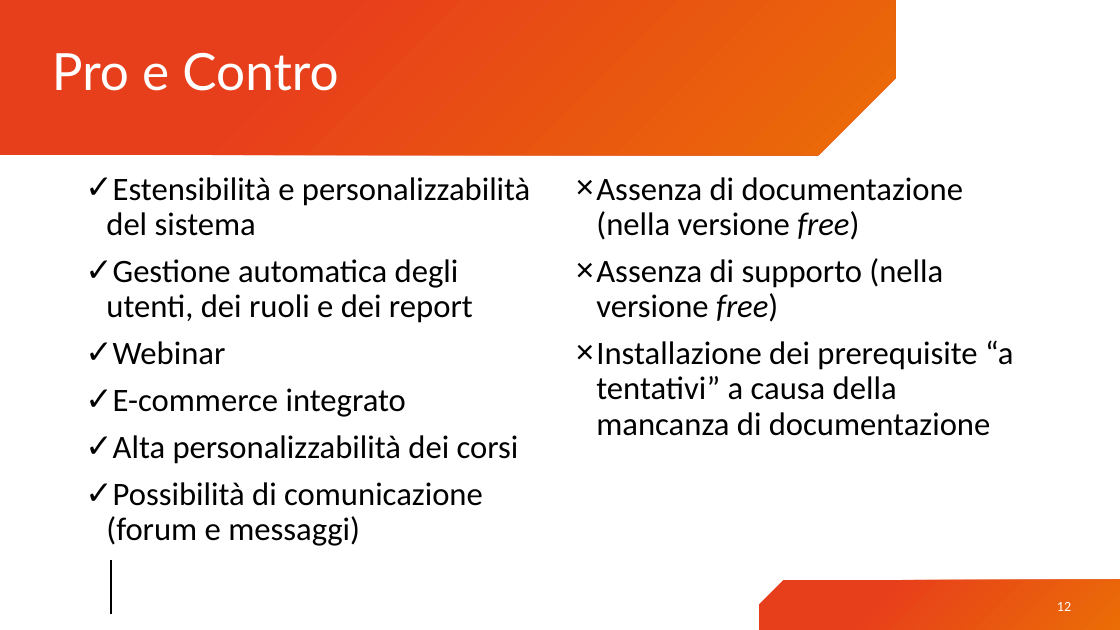
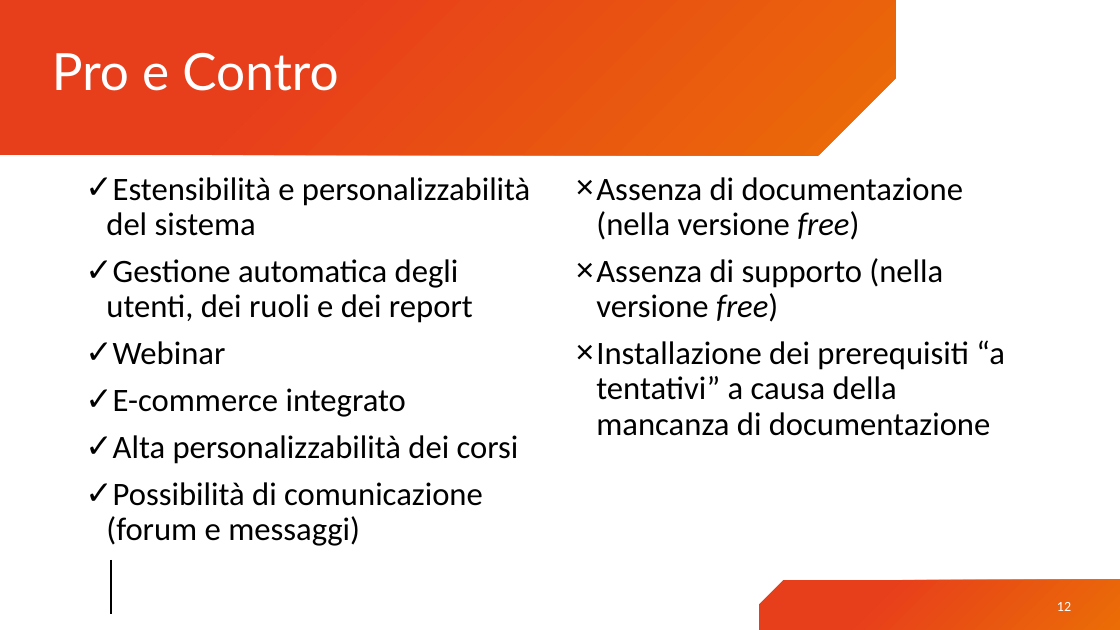
Before and after one commit to F-S-C/elearning, a slide deck: slide 12 of presentation/presentazione-formalms.pptx. Drawn at 1120x630 pixels with LibreOffice and Linux fonts; fonts in the diff are those of the drawing; background and template pictures are left out. Boxes give left, top, right and bottom in pixels: in the first picture for what was removed or moved away, otherwise in the second. Text is boxed around its words. In the diff, an @@ line names an element or a change of style, - is before the commit and + after.

Commit message:
Update presentation

```diff
--- a/presentation/presentazione-formalms.pptx
+++ b/presentation/presentazione-formalms.pptx
@@ text at (596, 340, 1004, 436): text changed @@
-× Installazione dei prerequisite “a tentativi” a causa della mancanza di documentazione
+× Installazione dei prerequisiti “a tentativi” a causa della mancanza di documentazione
```
Also in this commit, not shown: 1 other slide changed, 1 other file.
